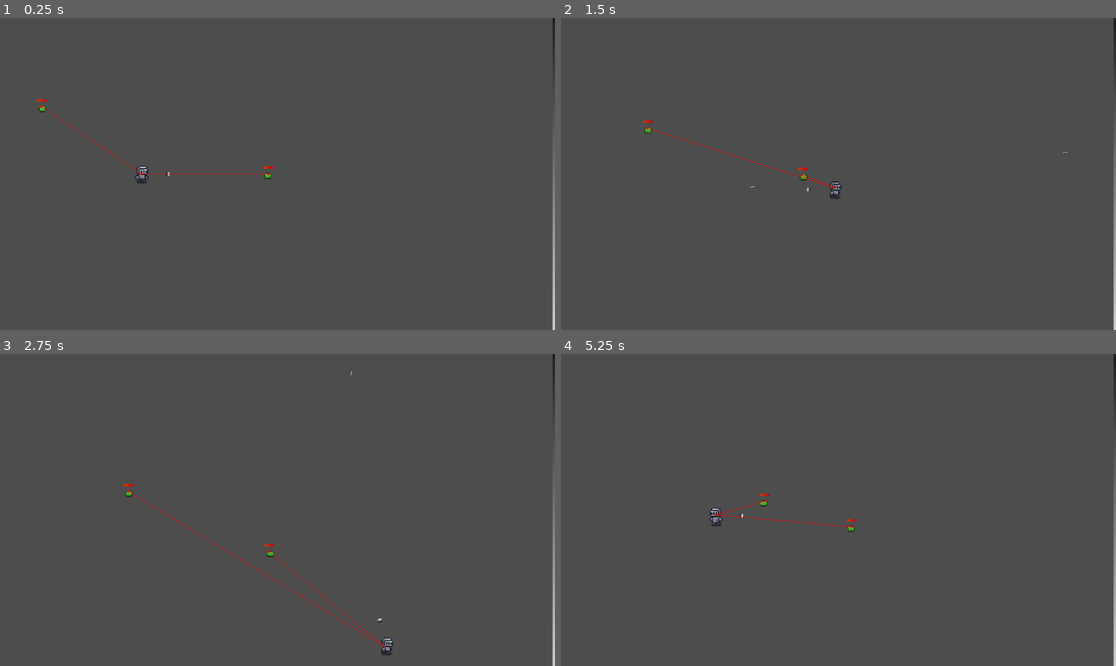
Above: before the commit, frames 1-4 (two rows, left to right).
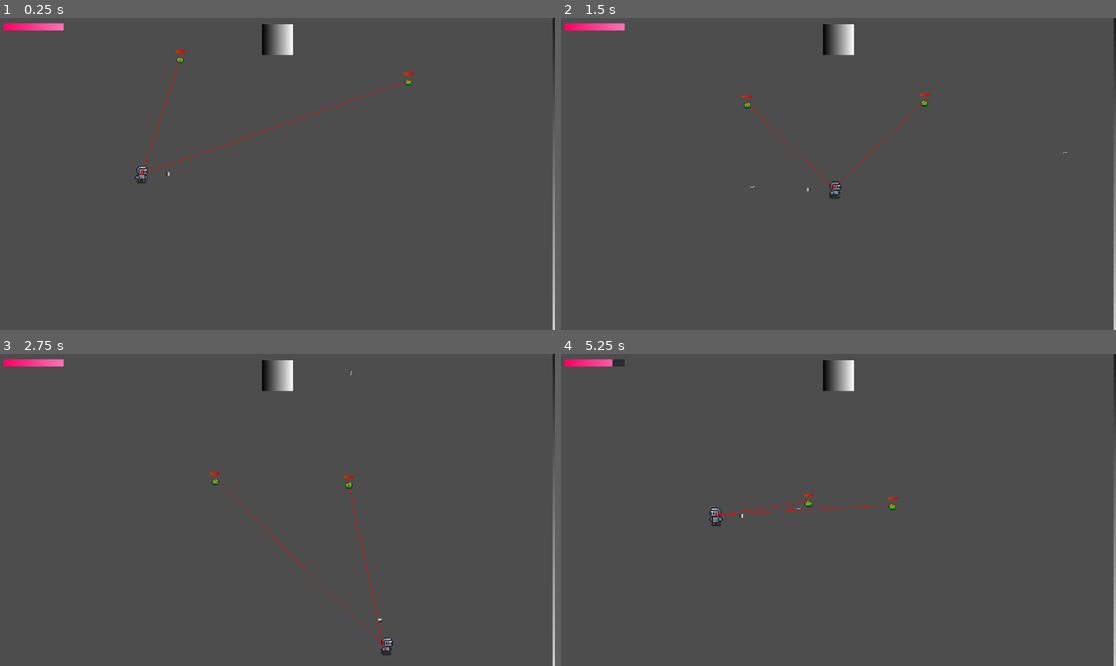
Above: after the commit, the same moments.

Repository: Fishybearr/Global26
Game: Godot game, scene res://root.tscn
The game is run twice, just before and just after one commit, with the same random seed, the same clock (stepped at 60 frames per second) and the same inputs.
Inputs (mouse positions are in pixels of both pictures, inside the frame that each line leads up to):
- Up to frame 1 (0.25 s): no input
- Up to frame 2 (1.5 s): move the mouse to (960, 158) at 0.52 s; hold D (x_right) 0.53-1.28 s; tap Space (hit_attack) at 0.6, 1.35 s; move the mouse to (727, 189) at 1.27 s; hold S (y_down) from 1.28 s (still down)
- Up to frame 3 (2.75 s): move the mouse to (333, 441) at 2.02 s; release S (y_down) at 2.03 s; hold D (x_right) from 2.03 s (still down); tap Space (hit_attack) at 2.1 s
- Up to frame 4 (5.25 s): move the mouse to (810, 572) at 2.77 s; release D (x_right) at 2.78 s; hold W (y_up) 2.78-3.53 s; tap Space (hit_attack) every 0.75 s from 2.85 to 5.1 s; move the mouse to (1005, 556) at 3.52 s; hold A (x_left) 3.53-5.03 s; move the mouse to (672, 463) at 4.27 s; move the mouse to (866, 510) at 5.02 s; hold S (y_down) from 5.03 s (still down)

The runs differ from the first frame. In frame 1, 1.2% of the frame differs, in the area x 0-75%, y 1-53%; in frame 2, 1.1%; in frame 3, 1.3%, in the area x 0-71%, y 1-96%; in frame 4, 1.1%.

Commit message:
Add spawn manager

Diff:
--- a/Enemy.gd
+++ b/Enemy.gd
@@ -14,6 +14,8 @@
 @onready var animator: AnimatedSprite2D = $AnimatedSprite2D
 
 @export var can_attack = true;
+
+@onready var spawn_manager: Node = $"../SpawnManager"
 
 # Called when the node enters the scene tree for the first time.
 func _ready() -> void:
@@ -40,6 +42,7 @@
 		attackPlayer()
 
 	if health  <= 0:
+		spawn_manager.enemyCount -= 1;
 		queue_free()
 
 	if !$NavigationAgent2D.is_target_reached():
--- a/Player.gd
+++ b/Player.gd
@@ -6,11 +6,14 @@
 
 @export var MAXSPEED := 55
 
+@onready var player_health_bar: TextureProgressBar = $"../PlayerHealthBar"
+
 @export var health := 100
 const ACCELERATION := 5
 const FRICTION := 8
 
 func _physics_process(delta: float) -> void:
+	player_health_bar.value = health
 
 	#WARNING: THIS WILL CRASH THE GAME IF THE PLAYER DIES
 	#use this to trigger gameover instead of destroying object
@@ -39,3 +42,7 @@
 	move_and_slide()
 
 	#look_at(get_global_mouse_position())
+
+
+func _on_door_area_entered(area: Area2D) -> void:
+	pass # Replace with function body.
--- /dev/null
+++ b/door.gd
@@ -0,0 +1,16 @@
+extends Area2D
+
+
+# Called when the node enters the scene tree for the first time.
+func _ready() -> void:
+	pass # Replace with function body.
+
+
+# Called every frame. 'delta' is the elapsed time since the previous frame.
+func _process(delta: float) -> void:
+	pass
+
+
+func _on_body_entered(body: Node2D) -> void:
+	if body is Player:
+		print("next level")
--- a/player.tscn
+++ b/player.tscn
@@ -69,7 +69,7 @@
 shape = SubResource("RectangleShape2D_pyidc")
 
 [node name="AnimatedSprite2D" type="AnimatedSprite2D" parent="." unique_id=2081661987]
-position = Vector2(0.5, 0)
+position = Vector2(0.40445724, 0)
 sprite_frames = SubResource("SpriteFrames_1jxqw")
 animation = &"Walk"
 frame_progress = 0.20406026
--- a/root.tscn
+++ b/root.tscn
@@ -4,6 +4,24 @@
 [ext_resource type="Script" uid="uid://bsjoamx2akn4o" path="res://gun.gd" id="3_28aoi"]
 [ext_resource type="Script" uid="uid://dkuxvb6bcwwcw" path="res://pivot_point.gd" id="3_vvh5c"]
 [ext_resource type="PackedScene" uid="uid://cmxpb2t0xm3ss" path="res://enemy.tscn" id="4_28aoi"]
+[ext_resource type="Script" uid="uid://o5rxt7k0g3lc" path="res://spawn_manager.gd" id="5_jnlp7"]
+[ext_resource type="Script" uid="uid://drnvng2i31uhg" path="res://door.gd" id="6_l8v81"]
+
+[sub_resource type="Gradient" id="Gradient_jnlp7"]
+colors = PackedColorArray(0.15982476, 0.16813096, 0.19908643, 1, 0.16078432, 0.16862746, 0.2, 1)
+
+[sub_resource type="GradientTexture2D" id="GradientTexture2D_l8v81"]
+gradient = SubResource("Gradient_jnlp7")
+width = 125
+height = 15
+
+[sub_resource type="Gradient" id="Gradient_vyht1"]
+colors = PackedColorArray(0.9901338, 0, 0.38311777, 1, 0.9853782, 0.4557227, 0.7147089, 1)
+
+[sub_resource type="GradientTexture2D" id="GradientTexture2D_bf3um"]
+gradient = SubResource("Gradient_vyht1")
+width = 125
+height = 15
 
 [sub_resource type="Gradient" id="Gradient_vvh5c"]
 
@@ -24,7 +42,24 @@
 outlines = Array[PackedVector2Array]([PackedVector2Array(-576, -320, 568, -320, 568, 304, -576, 304)])
 agent_radius = 5.0
 
+[sub_resource type="RectangleShape2D" id="RectangleShape2D_jnlp7"]
+size = Vector2(64, 62)
+
+[sub_resource type="Gradient" id="Gradient_bf3um"]
+
+[sub_resource type="GradientTexture2D" id="GradientTexture2D_huihk"]
+gradient = SubResource("Gradient_bf3um")
+
 [node name="Root" type="Node2D" unique_id=1676188793]
+
+[node name="PlayerHealthBar" type="TextureProgressBar" parent="." unique_id=201361919]
+offset_left = -569.0
+offset_top = -313.0
+offset_right = -444.0
+offset_bottom = -298.0
+value = 50.0
+texture_under = SubResource("GradientTexture2D_l8v81")
+texture_progress = SubResource("GradientTexture2D_bf3um")
 
 [node name="Player" parent="." unique_id=197392079 instance=ExtResource("1_pq8q7")]
 position = Vector2(-282, 0)
@@ -83,3 +118,26 @@
 
 [node name="NavigationRegion2D" type="NavigationRegion2D" parent="." unique_id=1077877043]
 navigation_polygon = SubResource("NavigationPolygon_28aoi")
+
+[node name="SpawnManager" type="Node" parent="." unique_id=1725238256 node_paths=PackedStringArray("enemies", "spawnPoints")]
+script = ExtResource("5_jnlp7")
+enemies = [NodePath("../Enemy"), NodePath("../Enemy2")]
+spawnPoints = [NodePath("Spawn1"), NodePath("Spawn2")]
+
+[node name="Spawn1" type="Node2D" parent="SpawnManager" unique_id=1933830273]
+position = Vector2(-195, -259)
+
+[node name="Spawn2" type="Node2D" parent="SpawnManager" unique_id=1843614282]
+position = Vector2(291, -201)
+
+[node name="Door" type="Area2D" parent="." unique_id=1744638583]
+position = Vector2(0, -279)
+script = ExtResource("6_l8v81")
+
+[node name="CollisionShape2D" type="CollisionShape2D" parent="Door" unique_id=1368895377]
+shape = SubResource("RectangleShape2D_jnlp7")
+
+[node name="Sprite2D" type="Sprite2D" parent="Door" unique_id=1291134369]
+texture = SubResource("GradientTexture2D_huihk")
+
+[connection signal="body_entered" from="Door" to="Door" method="_on_body_entered"]
--- /dev/null
+++ b/spawn_manager.gd
@@ -0,0 +1,43 @@
+extends Node
+
+#might need to make this a node2d array
+@export var enemies: Array[Node2D]
+
+@export var items: Array[Node]
+
+@export var spawnPoints: Array[Node2D]
+
+@export var enemyCount := -1;
+
+var can_open = false;
+
+# Called when the node enters the scene tree for the first time.
+func _ready() -> void:
+	#call spawn on startup for now
+	Spawn()
+
+
+# Called every frame. 'delta' is the elapsed time since the previous frame.
+func _process(delta: float) -> void:
+
+	#check to see if all enemies are dead
+	if enemyCount <= 0:
+		can_open = true
+
+	if can_open == true:
+		OpenDoor()
+		can_open = false;
+
+
+func Spawn():
+	#get number of enemies for level end counter
+	enemyCount = enemies.size()
+
+	for i in range(enemyCount):
+		enemies[i].global_position = spawnPoints[i].global_position
+
+	#spawn all items at the spawn points
+
+# open the door
+func OpenDoor():
+	print("Door Open")
Not shown, added: door.gd.uid
Not shown, added: spawn_manager.gd.uid
